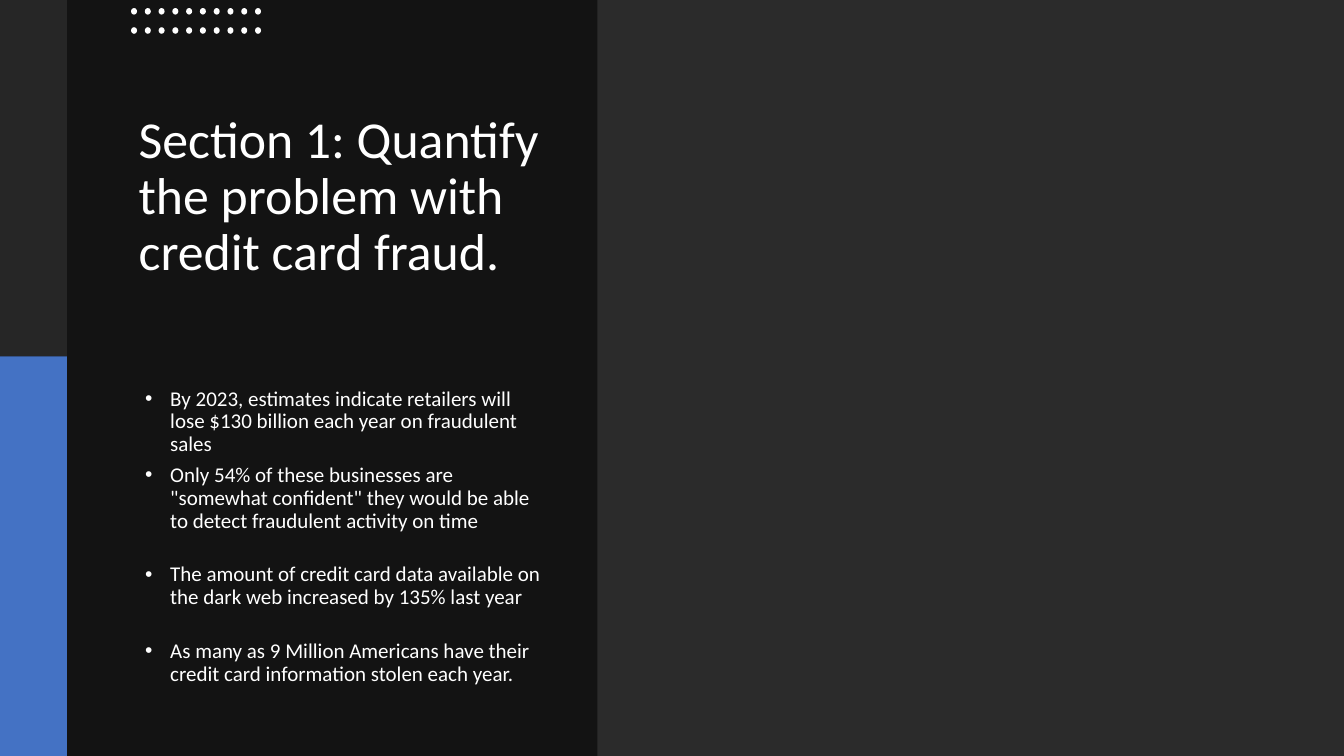
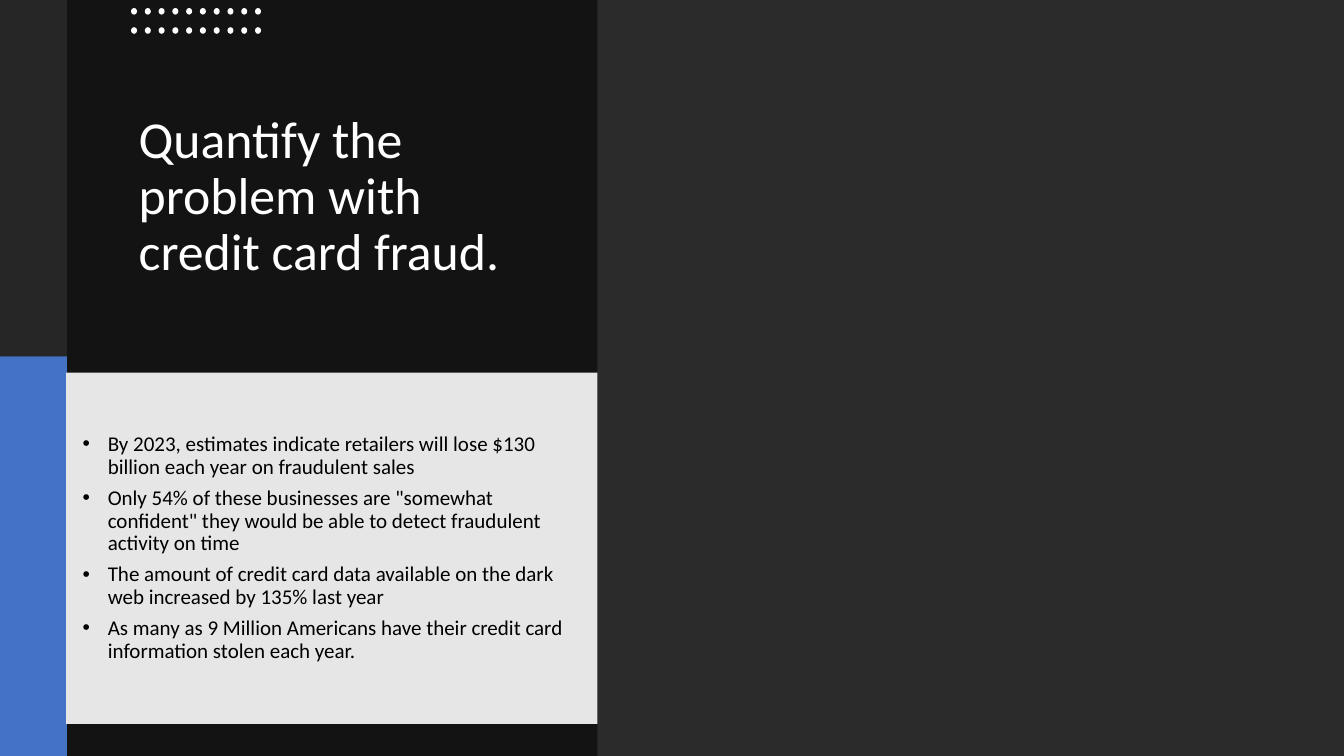
Before and after one commit to OP78142/UTSA-Bootcamp-Final, a slide deck: slide 2 of Predicting Credit Card Fraud_Template.pptx. Drawn at 1344x756 pixels with LibreOffice and Linux fonts; fonts in the diff are those of the drawing; background and template pictures are left out; a plain dark background stands for a picture behind light text. Boxes give left, top, right and bottom in pixels: in the first picture for what was removed or moved away, otherwise in the second. Text is boxed around its words. In the diff, an @@ line names an element or a change of style, - is before the commit and + after.

```diff
--- a/Predicting Credit Card Fraud_Template.pptx
+++ b/Predicting Credit Card Fraud_Template.pptx
@@ text at <box>139,122,499,271</box>: text changed @@
-Section 1: Quantify the problem with credit card fraud.
+Quantify the problem with credit card fraud.
@@ rectangle "By 2023, estimates indicate retailers ...": place and size @@
-rectangle "By 2023, estimates indicate retailers ..." at <box>170,391,540,685</box>
+rectangle "By 2023, estimates indicate retailers ..." at <box>67,373,598,724</box>
@@ rectangle "By 2023, estimates indicate retailers ..." at <box>67,373,598,724</box>: text colour #FFFFFF to #000000; fill none to #E7E6E6 @@
```
Also in this commit, not shown: 5 other slides changed, 6 other files.
